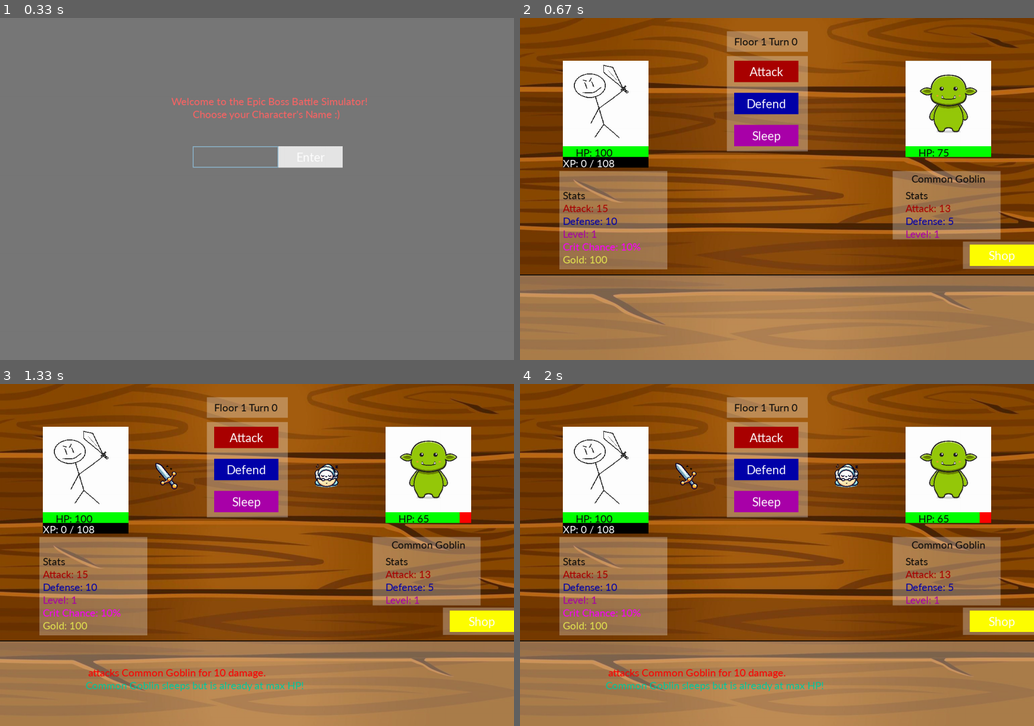
Above: before the commit, frames 1-4 (two rows, left to right).
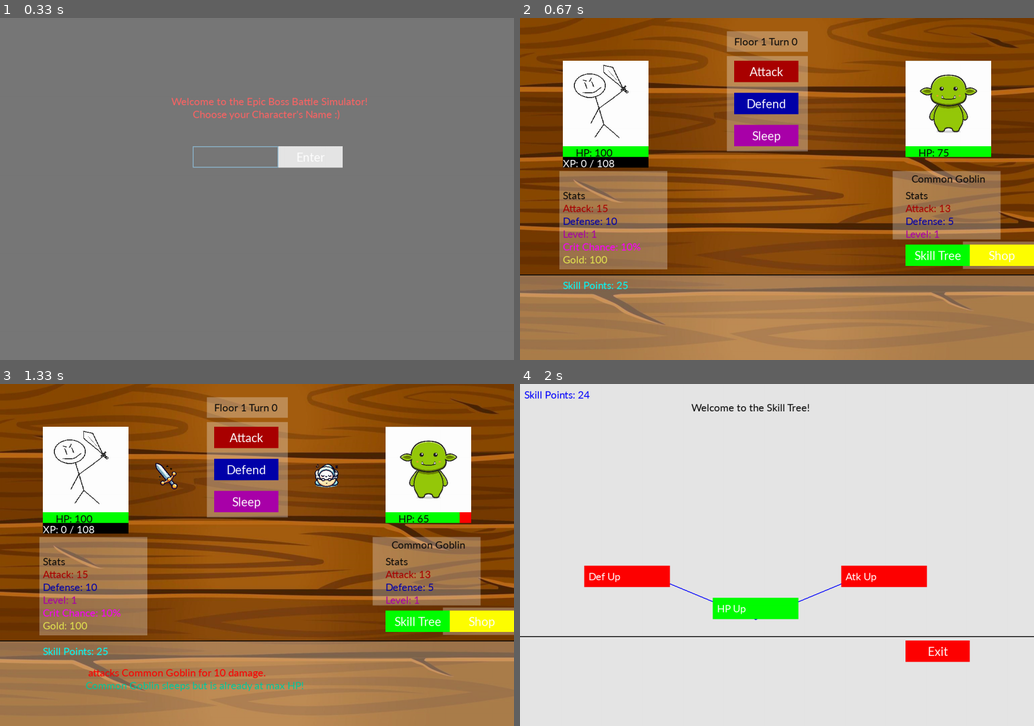
Above: after the commit, the same moments.

Repository: Krybto1/EBBS
Game: pygame game, started from pygame/pygame_ver.py
Same seed, same stepped clock (60 frames per second), same inputs: the game is played once before the commit and once after it.
Inputs (mouse positions are in pixels of both pictures, inside the frame that each line leads up to):
- Up to frame 1 (0.33 s): no input
- Up to frame 2 (0.67 s): click "Enter" at 0.38 s
- Up to frame 3 (1.33 s): click "Attack" at 0.72 s; click (97, 637) at 1.07 s
- Up to frame 4 (2 s): click (936, 619) at 1.38 s, where only the run after the commit has a clickable "Skill Tree"; click (756, 609) at 1.72 s, where only the run after the commit has a clickable "HP Up"

Frame 1 is identical in both runs. In frame 2, 0.9% of the frame differs, in the area x 8-88%, y 66-80%; in frame 3, 0.9%; in frame 4, 98%, in the area x 0-100%, y 0-100%.

Commit message:
Update 0.2 Added Basic Skill Tree

Diff:
--- a/Classes.py
+++ b/Classes.py
@@ -63,7 +63,7 @@
         pygame.draw.rect(screen, (0, 255, 0), (x, y, hp_width, height))
 
 class Knight:
-    def __init__(self, name, hp, atk, defense, level, xp, crit_chance, gold, goldgain):
+    def __init__(self, name, hp, atk, defense, level, xp, crit_chance, gold, goldgain, skill_points):
         self.name = name
         self.hp = hp
         self.atk = atk
@@ -73,6 +73,8 @@
         self.crit_chance = crit_chance
         self.gold = gold
         self.goldgain = goldgain
+        self.skill_points = skill_points
+        self.bonus = 0
 
     def get_name(self):
         return self.name
@@ -81,7 +83,7 @@
         return int(self.hp)
 
     def get_max_hp(self):
-        return int(100 + (40 * self.level) if self.level > 1 else 100)
+        return int(100 + ((40 * self.level) + self.bonus) if self.level > 1 else 100)
 
     def set_hp(self, hp):
         self.hp = hp
@@ -113,7 +115,6 @@
     def get_max_xp(self):
         return int((80 * self.get_level()) ** 1.07)
 
-
     def get_crit_chance(self):
         return self.crit_chance
 
@@ -133,8 +134,21 @@
     def set_goldgain(self, goldgain):
         self.goldgain = goldgain
 
+    def set_skill_points(self, skill_points):
+        self.skill_points = skill_points
+
+    def get_skill_points(self):
+        return self.skill_points
+
+    def set_bonus(self, bonus):
+        self.bonus = bonus
+
+    def get_bonus(self):
+        return self.bonus
+
     def level_up(self):
         self.level += 1
+        self.skill_points += 1
         self.hp = int(self.get_max_hp())
         self.atk = int(self.get_attack() + 10)
         self.defense = int(self.get_defense() + 6)
--- a/main.py
+++ b/main.py
@@ -8,7 +8,7 @@
 Floor = 1
 CharName = input("Enter your character name: ")
 Boss1 = Boss(f"{misc.rarity_tiers[0]} {'Goblin'}", 75, 13, 5, 1)
-Knight1 = Knight(CharName, 100, 15, 10, 1, 0, 10)
+Knight1 = Knight(CharName, 100, 15, 10, 1, 0, 10, gold=0, goldgain=1)
 
 Base_Boss_HP = Boss1.get_hp()
 Base_Boss_ATK = Boss1.get_attack()
--- a/pygame/items.json
+++ b/pygame/items.json
@@ -23,35 +23,37 @@
       "pricemodifier": 4.75
     },
     {
-      "name": "Wooden Armor",
+      "name": "Cloth Armor",
       "price": 300,
       "atk": 0,
       "defense": 1.03,
       "crit_chance": 0,
       "hp": 0,
       "goldgain": 0,
-      "hovertext": "Special Wooden Armor that boosts your defense stat by 1.03x (multiplicative)",
+      "hovertext": "Special Cloth Armor that boosts your defense stat by 1.03x (multiplicative)",
       "pricemodifier": 5
     },
     {
-      "name": "Slot 4",
-      "price": 9999999999,
-      "atk": 0,
+      "name": "Wooden Sword",
+      "price": 6000,
+      "atk": 1.15,
       "defense": 0,
       "crit_chance": 0,
       "hp": 0,
       "goldgain": 0,
-      "hovertext": "PLACEHOLDER"
+      "hovertext": "This Sword boosts your Attack stat by x1.15 (multiplicative)",
+      "pricemodifier": 2.25
     },
     {
-      "name": "Slot 5",
-      "price": 9999999999,
+      "name": "Wooden Shield",
+      "price": 3000,
       "atk": 0,
-      "defense": 0,
+      "defense": 1.4,
       "crit_chance": 0,
       "hp": 0,
       "goldgain": 0,
-      "hovertext": "PLACEHOLDER"
+      "hovertext": "Wooden Shield that boosts your Defense stat by x1.4 (multiplicative)",
+      "pricemodifier": 3
     },
     {
       "name": "Slot 6",
--- a/pygame/loader.py
+++ b/pygame/loader.py
@@ -11,6 +11,51 @@
     return None
 
 
+def load_skills(file_path):
+    with open(file_path) as file:
+        return json.load(file)
+
+
+def get_skill_by_id(skills, id_):
+    for skill in skills:
+        if skill['id'] == id_:
+            return skill
+
+
+def get_skill_cost(skills, id_):
+    return get_skill_by_id(skills, id_)['skill_cost']
+
+
+def skill_dependencies(skills, id_):
+    return get_skill_by_id(skills, id_)['dependencies']
+
+
+def set_skill_unlocked(skills, id_):
+    get_skill_by_id(skills, id_)['is_unlocked'] = True
+
+
+def buy_skill(skills, id_, skill_points):
+    dep_unlocked = []
+    if skill_points < get_skill_cost(skills, id_):
+        return False, skill_points  # Skill nicht gekauft, Punkte bleiben gleich
+
+    for dependency_id in skill_dependencies(skills, id_):
+        if not get_skill_by_id(skills, dependency_id)['is_unlocked']:
+            dep_unlocked.append(False)
+        else:
+            dep_unlocked.append(True)
+
+    if False in dep_unlocked:
+        return False, skill_points  # Skill nicht gekauft, Punkte bleiben gleich
+
+    # Skill kaufen
+    skill_points -= get_skill_cost(skills, id_)
+    set_skill_unlocked(skills, id_)
+    return True, skill_points  # Skill gekauft, aktualisierte Punkte zurückgeben
+
+
+
+
 if __name__ == "__main__":
     items = load("items.json")
-    print(get_item_by_name(items, "Iron Sword"))
+    print(get_item_by_name(items, "Stick"))
--- a/pygame/pygame_ver.py
+++ b/pygame/pygame_ver.py
@@ -8,7 +8,14 @@
 import loader
 import re
 
+WHITE = (255, 255, 255)
+GREEN = (0, 255, 0)
+RED = (255, 0, 0)
+BLUE = (0, 0, 255)
+
+
 shop_items = loader.load("items.json")
+skill_tree = loader.load_skills("skill_tree.json")
 
 
 def pregame_screen():
@@ -120,9 +127,86 @@
         pygame.display.flip()
 
 
+def skill_tree_screen(screen, font, Knight1, Skill_Tree_Exit_Button):
+    global skill_tree
+    skill_tree_active = True
+
+    def handle_click(pos):
+        global skill_points
+        for skill in skill_tree:
+            skill_id = skill["id"]
+            x, y = skill_positions[skill_id]
+
+            if x <= pos[0] <= x + 200 and y <= pos[1] <= y + 50:
+                success, Knight1.skill_points = loader.buy_skill(skill_tree, skill_id, Knight1.skill_points)  # Jetzt mit Skillpunkten
+                if success:
+                    skill_health = loader.get_skill_by_id(skill_tree, skill_id)["stats"][0]["health"]
+                    skill_defense = loader.get_skill_by_id(skill_tree, skill_id)["stats"][0]["defense"]
+                    skill_attack = loader.get_skill_by_id(skill_tree, skill_id)["stats"][0]["attack"]
+
+                    Knight1.set_bonus(Knight1.get_bonus() + skill_health)
+                    Knight1.set_defense(Knight1.get_defense() + skill_defense)
+                    Knight1.set_attack(Knight1.get_attack() + skill_attack)
+                else:
+                    print(f"Skill {skill['name']} konnte nicht gekauft werden.")
+
+    while skill_tree_active:
+        screen.fill((230, 230, 230))
+        screen.blit(font.render(f"Welcome to the Skill Tree!", 1, (10, 10, 10)), (400, 40))
+        Skill_Tree_Exit_Button.draw(screen)
+        skill_positions = {
+            1: (450, 500),
+            2: (750, 425),
+            3: (150, 425)
+        }
+
+        def draw_skill_tree():
+            # Zeichne Abhängigkeiten (Verbindungslinien)
+            for skill in skill_tree:
+                skill_id = skill["id"]
+                x, y = skill_positions[skill_id]
+
+                for dep in skill["dependencies"]:
+                    dep_x, dep_y = skill_positions[dep]
+                    pygame.draw.line(screen, BLUE, (x + 100, y), (dep_x + 100, dep_y + 50), 2)
+
+            # Zeichne Skills
+            for skill in skill_tree:
+                skill_id = skill["id"]
+                x, y = skill_positions[skill_id]
+
+                # Farbe basierend auf Freischaltung
+                unlocked_color = GREEN if skill["is_unlocked"] else RED
+                pygame.draw.rect(screen, unlocked_color, (x, y, 200, 50))
+
+                # Skill Name
+                text = font.render(skill["name"], True, WHITE)
+                screen.blit(text, (x + 10, y + 10))
+
+            # Skillpunkte anzeigen
+            points_text = font.render(f"Skill Points: {Knight1.skill_points}", True, BLUE)
+            screen.blit(points_text, (10, 10))
+
+            pygame.display.flip()
+
+        # Draw background boxes for shop items
+        for event in pygame.event.get():
+            if event.type == pygame.QUIT:
+                pygame.quit()
+                exit()
+            if event.type == pygame.MOUSEBUTTONDOWN:
+                handle_click(event.pos)
+            if Skill_Tree_Exit_Button.is_clicked(event):
+                skill_tree_active = False
+
+        draw_skill_tree()
+        pygame.draw.line(screen, (0, 0, 0), (0, 590), (1200, 590), 2)
+        pygame.display.flip()
+
+
 def main():
     CharName = pregame_screen()
-    Knight1 = Knight(CharName, 100, 15, 10, 1, 0.01, 10, 100, 1)
+    Knight1 = Knight(CharName, 100, 15, 10, 1, 0.01, 10, 100, 1, skill_points=25)
     Boss1 = Boss(f"{misc2.rarity_tiers[0]} {'Goblin'}", 75, 13, 5, 1)
     pygame.init()
     action_message = ""
@@ -165,6 +249,8 @@
     Sleep_Button = misc2.Button(500, 250, 150, 50, "Sleep", (170, 0, 170), (200, 0, 200))
     Shop_Button = misc2.Button(1050, 530, 150, 50, "Shop", (255, 255, 0), (255, 255, 100))
     Shop_Exit_Button = misc2.Button(1050, 600, 150, 50, "Exit", (0, 255, 0), (0, 255, 100))
+    Skill_Tree_Button = misc2.Button(900, 530, 150, 50, "Skill Tree", (0, 255, 0), (0, 255, 100))
+    Skill_Tree_Exit_Button = misc2.Button(900, 600, 150, 50, "Exit", (255, 0, 0), (255, 0, 100))
 
     actions = [None, None]  # 0 = Attack, 1 = Defend, 2 = Sleep
     action_icons = [img_sword, img_shield, img_sleep]
@@ -197,6 +283,8 @@
                 running = False
             if Shop_Button.is_clicked(event):
                 enter_shop(screen, shop_screen, font, Knight1, Shop_Exit_Button)
+            if Skill_Tree_Button.is_clicked(event):
+                skill_tree_screen(screen, font, Knight1, Skill_Tree_Exit_Button)
             if Atk_Button.is_clicked(event):
                 actions[0] = 0
                 player_crit = 0
@@ -347,11 +435,13 @@
         screen.blit(font.render(f"Crit Chance: {int(Knight1.get_crit_chance())}%", 1, (255, 0, 255)), (100, 520))
         screen.blit(font.render(f"Gold: {int(Knight1.get_gold())}", 1, (230, 230, 80)), (100, 550))
         screen.blit(img_player, (100, 100))
+        screen.blit(font.render(f"Skill Points: {int(Knight1.get_skill_points())}", 1, (0, 255, 255)), (100, 610))
 
         Atk_Button.draw(screen)
         Def_Button.draw(screen)
         Sleep_Button.draw(screen)
         Shop_Button.draw(screen)
+        Skill_Tree_Button.draw(screen)
 
         if Boss1.get_hp() <= 0:
             action_message = f"{Knight1.get_name()} has defeated {Boss1.get_name()} !"
@@ -423,7 +513,7 @@
             Turn = 0
         elif Knight1.get_hp() <= 0:
             action_message = f"{Knight1.get_name()} has been defeated by {Boss1.get_name()} !"
-            action_message += f"<SPLIT>Killcount: {Kill_Count}           Game Over!"
+            action_message += f"<SPLIT>Killcount: {Kill_Count} Game Over!"
             pygame.display.flip()
             pygame.time.delay(5000)
             running = False
--- /dev/null
+++ b/pygame/skill_tree.json
@@ -0,0 +1,48 @@
+[
+    {
+      "id": 1,
+      "name": "HP Up",
+      "skill_cost": 1,
+      "stats": [
+        {
+          "health": 300,
+          "attack": 0,
+          "defense": 0
+        }
+      ],
+      "dependencies": [],
+      "is_unlocked": false
+    },
+    {
+      "id": 2,
+      "name": "Atk Up",
+      "skill_cost": 1,
+      "stats": [
+        {
+          "attack": 100,
+          "defense": 0,
+          "health": 0
+        }
+      ],
+      "dependencies": [
+        1
+      ],
+      "is_unlocked": false
+    },
+    {
+      "id": 3,
+      "name": "Def Up",
+      "skill_cost": 1,
+      "stats": [
+        {
+          "defense": 100,
+          "health": 0,
+          "attack": 0
+        }
+      ],
+      "dependencies": [
+        1
+      ],
+      "is_unlocked": false
+    }
+  ]
